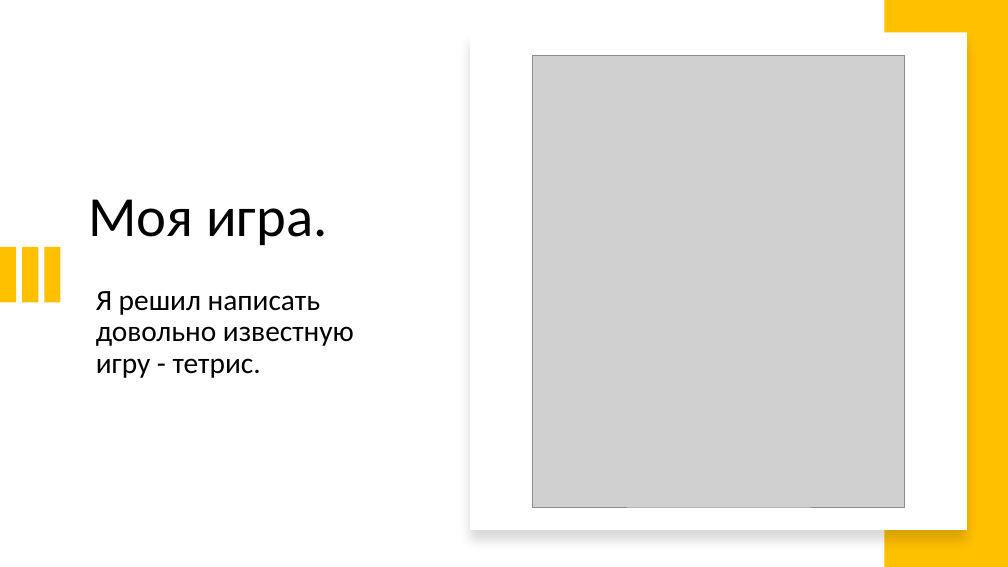
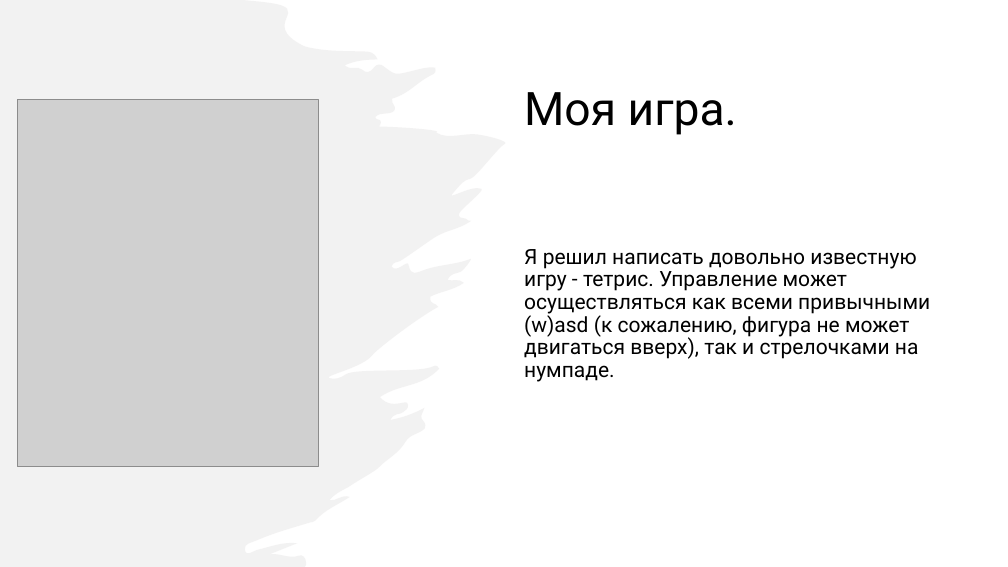
Before and after one commit to Jasczurka/PROJECT, a slide deck: slide 7 of Презентация 19.pptx. Drawn at 1008x567 pixels with LibreOffice and Linux fonts; fonts in the diff are those of the drawing; grey boxes stand for pictures. Boxes give left, top, right and bottom in pixels: in the first picture for what was removed or moved away, otherwise in the second. Text is boxed around its words. In the diff, an @@ line names an element or a change of style, - is before the commit and + after.

```diff
--- a/Презентация 19.pptx
+++ b/Презентация 19.pptx
@@ freeform shape added at box(0, 0, 506, 567), fill #E7E6E6 at 50% opacity @@
@@ rectangle removed at box(885, 0, 1008, 567) @@
@@ rectangle removed at box(470, 33, 967, 530) @@
@@ title "Моя игра.": place and size @@
-title "Моя игра." at box(88, 199, 327, 245)
+title "Моя игра." at box(524, 92, 737, 135)
@@ title "Моя игра." at box(524, 92, 737, 135): size 54 to 44 pt, font Calibri to Roboto; vertical alignment top to middle @@
@@ picture removed at box(533, 55, 905, 507) @@
@@ picture added at box(17, 100, 318, 467) @@
@@ text "Я решил написать довольно известную ..." at box(524, 249, 930, 382): vertical alignment bottom to top @@
@@ rectangle removed at box(0, 247, 16, 302) @@
@@ rectangle removed at box(22, 247, 38, 302) @@
@@ rectangle removed at box(45, 247, 60, 302) @@
@@ text at box(524, 249, 930, 382): text changed; size 28 to 20 pt; font Calibri to Roboto @@
-Я решил написать довольно известную игру - тетрис.
+Я решил написать довольно известную игру - тетрис. Управление может осуществляться как всеми привычными (w)asd (к сожалению, фигура не может двигаться вверх), так и стрелочками на нумпаде.
```
Also in this commit, not shown: 2 other slides changed, 1 slide added.
